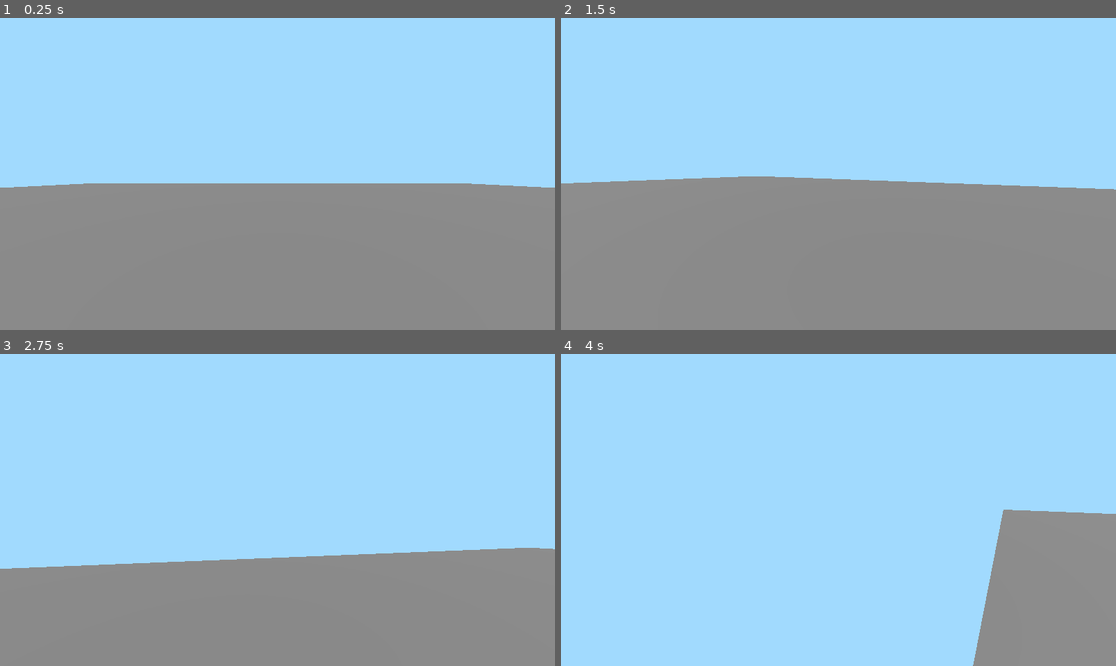
Above: before the commit, frames 1-4 (two rows, left to right).
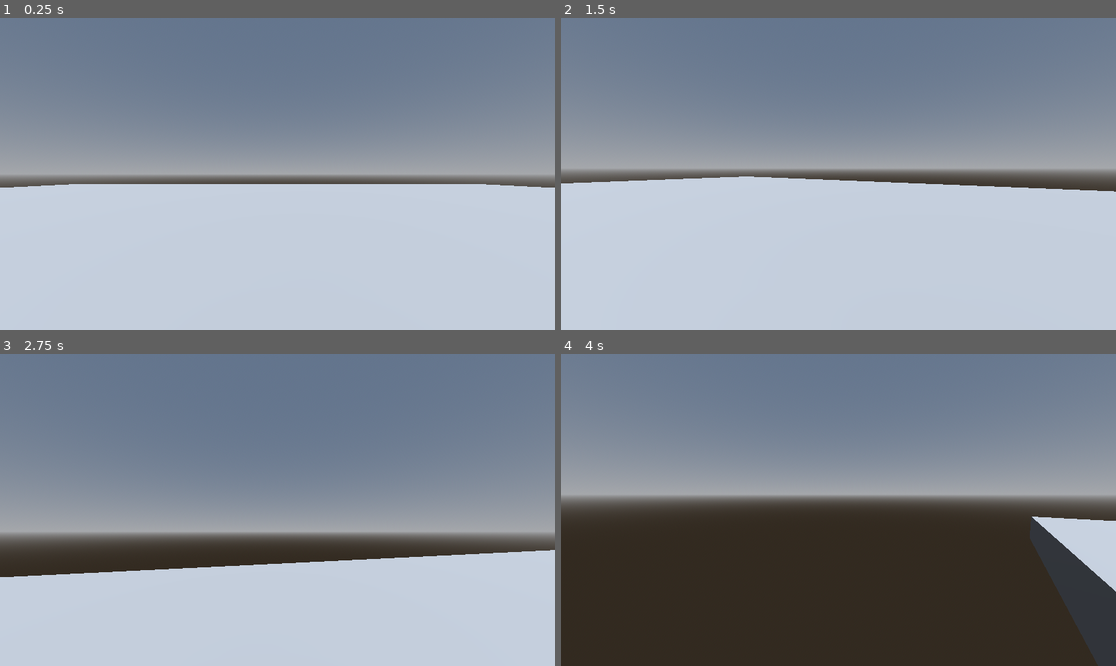
Above: after the commit, the same moments.

Repository: MomchilKalestrov/TFFS
Game: Godot game, scene res://scenes/main.tscn
Two runs of this game, one before a commit and one after it. Both use one fixed random seed, a clock stepped at 60 frames per second and the inputs below.
Inputs (mouse positions are in pixels of both pictures, inside the frame that each line leads up to):
- Up to frame 1 (0.25 s): no input
- Up to frame 2 (1.5 s): tap Enter at 0.5 s; move the mouse to (866, 174) at 0.52 s; hold W (move_forward) from 0.53 s (still down); tap Space (jump, bound only after the commit) at 0.6, 0.77, 1.07 s; click (866, 174) at 0.8 s; move the mouse to (810, 174) at 1.27 s; click (810, 174) at 1.35 s
- Up to frame 3 (2.75 s): keep holding W (move_forward); tap Space (jump, bound only after the commit) at 1.52, 1.55, 1.82, 2.1 s; move the mouse to (288, 503) at 2.02 s; click (288, 503) at 2.3 s
- Up to frame 4 (4 s): keep holding W (move_forward); move the mouse to (832, 516) at 2.77 s; click (832, 516) at 2.85 s; tap Space (jump, bound only after the commit) at 3.02, 3.05, 3.32, 3.6, 3.77 s; move the mouse to (877, 513) at 3.52 s; click (877, 513) at 3.8 s

The runs differ from the first frame. In frame 1, 100% of the frame differs, in the area x 0-100%, y 0-100%; in frame 2, 100%; in frame 3, 100%; in frame 4, 100%.

Commit message:
Fixed the dumbass jump function. Added a skybox

Diff:
--- a/project.godot
+++ b/project.godot
@@ -43,7 +43,7 @@
 }
 jump={
 "deadzone": 0.5,
-"events": [Object(InputEventMouseButton,"resource_local_to_scene":false,"resource_name":"","device":-1,"window_id":0,"alt_pressed":false,"shift_pressed":false,"ctrl_pressed":false,"meta_pressed":false,"button_mask":1,"position":Vector2(304, 12),"global_position":Vector2(313, 58),"factor":1.0,"button_index":1,"canceled":false,"pressed":true,"double_click":false,"script":null)
+"events": [Object(InputEventKey,"resource_local_to_scene":false,"resource_name":"","device":-1,"window_id":0,"alt_pressed":false,"shift_pressed":false,"ctrl_pressed":false,"meta_pressed":false,"pressed":false,"keycode":32,"physical_keycode":0,"key_label":0,"unicode":32,"location":0,"echo":false,"script":null)
 ]
 }
 
--- a/scenes/main.tscn
+++ b/scenes/main.tscn
@@ -1,11 +1,24 @@
-[gd_scene load_steps=4 format=3 uid="uid://j06ed3mkvnqy"]
+[gd_scene load_steps=9 format=3 uid="uid://j06ed3mkvnqy"]
 
 [ext_resource type="PackedScene" uid="uid://b18i2oluo7rvl" path="res://scenes/player.tscn" id="1_y6aoc"]
+[ext_resource type="PackedScene" uid="uid://3pocx0wxgj0e" path="res://models/character.glb" id="2_emqvq"]
+[ext_resource type="Material" uid="uid://c217ps3757wlm" path="res://skybox.tres" id="3_1gn02"]
 
 [sub_resource type="WorldBoundaryShape3D" id="WorldBoundaryShape3D_fc7yi"]
 
 [sub_resource type="BoxMesh" id="BoxMesh_qfr0p"]
 size = Vector3(60, 2, 60)
+
+[sub_resource type="BoxShape3D" id="BoxShape3D_uweaj"]
+size = Vector3(1, 2, 1)
+
+[sub_resource type="Sky" id="Sky_e10e3"]
+sky_material = ExtResource("3_1gn02")
+
+[sub_resource type="Environment" id="Environment_3d6es"]
+background_mode = 2
+sky = SubResource("Sky_e10e3")
+ambient_light_color = Color(0.572988, 0.572988, 0.572988, 1)
 
 [node name="Main" type="Node"]
 
@@ -18,8 +31,22 @@
 transform = Transform3D(1, 0, 0, 0, 1, 0, 0, 0, 1, 0, -1, 0)
 mesh = SubResource("BoxMesh_qfr0p")
 
-[node name="DirectionalLight3D" type="DirectionalLight3D" parent="."]
-transform = Transform3D(1, 0, 0, 0, 0.5, 0.866025, 0, -0.866025, 0.5, 0, 20, 24)
+[node name="Lighting" type="DirectionalLight3D" parent="."]
+transform = Transform3D(1, 0, 0, 0, 0.5, 0.866025, 0, -0.866025, 0.5, 0, 8, -2)
 shadow_enabled = true
+shadow_transmittance_bias = 1.0
 
 [node name="Player" parent="." instance=ExtResource("1_y6aoc")]
+transform = Transform3D(1, 0, 0, 0, 1, 0, 0, 0, 1, 0, 0, -2)
+
+[node name="Statue" type="RigidBody3D" parent="."]
+transform = Transform3D(0.707107, 0, -0.707107, 0, 1, 0, 0.707107, 0, 0.707107, 0, 0, 0)
+
+[node name="Shape" type="CollisionShape3D" parent="Statue"]
+transform = Transform3D(1, 0, 0, 0, 1, 0, 0, 0, 1, 0, 1, 0)
+shape = SubResource("BoxShape3D_uweaj")
+
+[node name="Model" parent="Statue" instance=ExtResource("2_emqvq")]
+
+[node name="WorldEnvironment" type="WorldEnvironment" parent="."]
+environment = SubResource("Environment_3d6es")
--- a/scripts/movement.gd
+++ b/scripts/movement.gd
@@ -11,44 +11,44 @@
 var target_velocity = Vector3.ZERO
 
 func _ready():
-	Input.set_mouse_mode(Input.MOUSE_MODE_CAPTURED)
+    Input.set_mouse_mode(Input.MOUSE_MODE_CAPTURED)
 
 func _physics_process(delta):
-	var direction = Vector3.ZERO
-	if Input.is_action_pressed("move_back"):
-		direction.z += 1
-	if Input.is_action_pressed("move_forward"):
-		direction.z -= 1
-	if Input.is_action_pressed("move_left"):
-		direction.x -= 1
-	if Input.is_action_pressed("move_right"):
-		direction.x += 1
-	if Input.is_action_just_pressed("jump") and is_on_floor():
-		target_velocity.y = jump_force
+    var direction = Vector3.ZERO
+    if Input.is_action_pressed("move_back"):
+        direction.z += 1
+    if Input.is_action_pressed("move_forward"):
+        direction.z -= 1
+    if Input.is_action_pressed("move_left"):
+        direction.x -= 1
+    if Input.is_action_pressed("move_right"):
+        direction.x += 1
 
-	if direction != Vector3.ZERO:
-		direction = direction.normalized()
-		direction = direction.rotated(Vector3.UP, rot_x)
+    if direction != Vector3.ZERO:
+        direction = direction.normalized()
+        direction = direction.rotated(Vector3.UP, rot_x)
 
-	target_velocity.x = direction.x * speed
-	target_velocity.z = direction.z * speed
+    target_velocity.x = direction.x * speed
+    target_velocity.z = direction.z * speed
 
-	# Vertical Velocity
-	if not is_on_floor(): # If in the air, fall towards the floor. Literally gravity
-		target_velocity.y -= fall_acceleration * delta
-	else:
-		target_velocity.y = 0
+    # Vertical Velocity
+    if not is_on_floor(): # If in the air, fall towards the floor. Literally gravity
+        target_velocity.y -= fall_acceleration * delta
+    else:
+        target_velocity.y = 0
+        if Input.is_action_just_pressed("jump"):
+            target_velocity.y = jump_force
 
-	# Moving the Character
-	velocity = target_velocity
-	move_and_slide()
+    # Moving the Character
+    velocity = target_velocity
+    move_and_slide()
 
 func _input(event):
-	if event is InputEventMouseMotion:
-		rot_x -= event.relative.x * mouse_sens
-		rot_y -= event.relative.y * mouse_sens
+    if event is InputEventMouseMotion:
+        rot_x -= event.relative.x * mouse_sens
+        rot_y -= event.relative.y * mouse_sens
 
-		rot_y = clamp(rot_y, -PI / 2, PI / 2)
+        rot_y = clamp(rot_y, -PI / 2, PI / 2)
 
-		$Pivot.rotation_degrees.y = rad_to_deg(rot_x)
-		$Pivot.rotation_degrees.x = rad_to_deg(rot_y)
+        $Pivot.rotation_degrees.y = rad_to_deg(rot_x)
+        $Pivot.rotation_degrees.x = rad_to_deg(rot_y)
--- /dev/null
+++ b/skybox.tres
@@ -0,0 +1,3 @@
+[gd_resource type="ProceduralSkyMaterial" format=3 uid="uid://c217ps3757wlm"]
+
+[resource]
Not shown, changed: README.md
